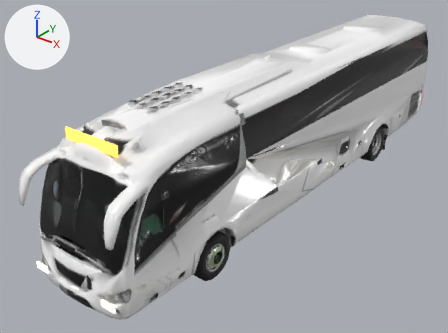
The glTF model assets/heavy/cars/coach-a.glb, before and after one commit.
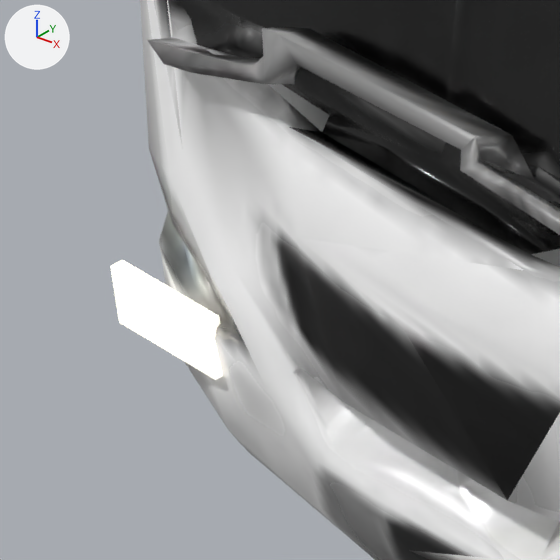
The first picture shows the older version from a 50 mm lens placed at (7.7, -11.67, 7.47), pointed at (-0.73, -1.13, 0.93). The close-ups show the older and then the newer version on the part from 5% to 19% of the width and 70% to 88% of the height of that picture. Only the edits that show in the close-ups are written down. Arrows for +X, +Y and +Z are at upper left; the lights stay in place. Where no turn or scale is listed for an object, it has been applied to the vertices.

Names of what the first close-up shows: 'body', 'head_R'.
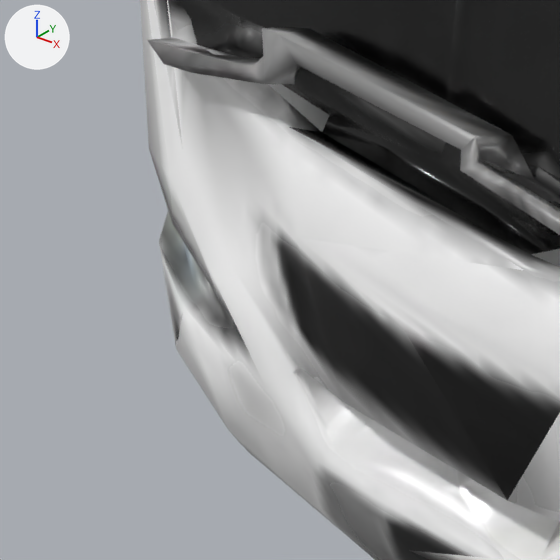
Diff of the bpy script that builds the scene:
```diff
--- a/assets/heavy/cars/coach-a.glb.py
+++ b/assets/heavy/cars/coach-a.glb.py
@@ me_lamp_head_r @@
+me_lamp_head_r.from_pydata(...)  # 16 vertices, 15 faces; spans x -1.187..-0.521, y -6.338..-5.958, z 0.77..1.071
+me_lamp_head_r.materials.append(mat_material)
@@ ob_head_r @@
-ob_head_r = bpy.data.objects.new('head_R', me_head_r)
-ob_head_r.location = (-0.907, -6.293, 0.75)
@@ ob_lamp_head_r @@
+ob_lamp_head_r = bpy.data.objects.new('lamp_head_R', me_lamp_head_r)
+ob_lamp_head_r.location = (0.0, 0.0, 0.0)
```

Pixel boxes (x1, y1, x2, y2) of what changed, in the close-ups (560 x 560 px):
'head_R', deleted
    before: (110, 260, 223, 380)
'lamp_head_R', added
    after: (161, 179, 267, 390)
